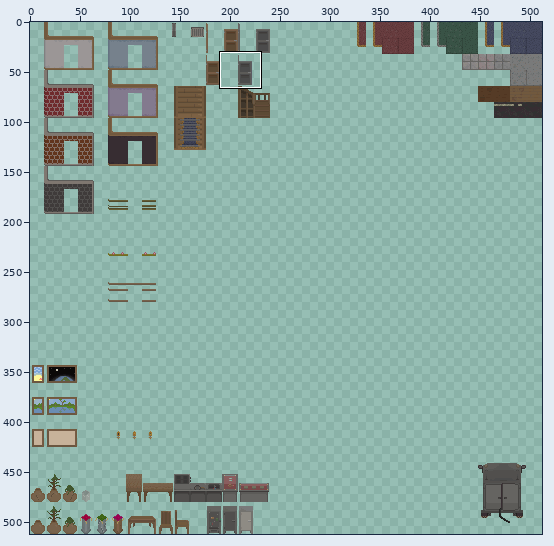
Two states of a sprite sheet, atlas/environment.png. Above: a wide view before the commit, with the close-up outlined.
Close-up. First the earlier version:
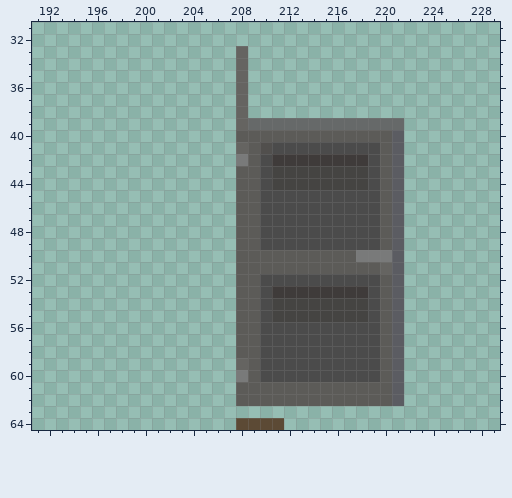
The file is 512x512 pixels. Colours within 5 levels of each other are drawn and written as one. Shown: x 191..229, y 31..64.
Now the later version:
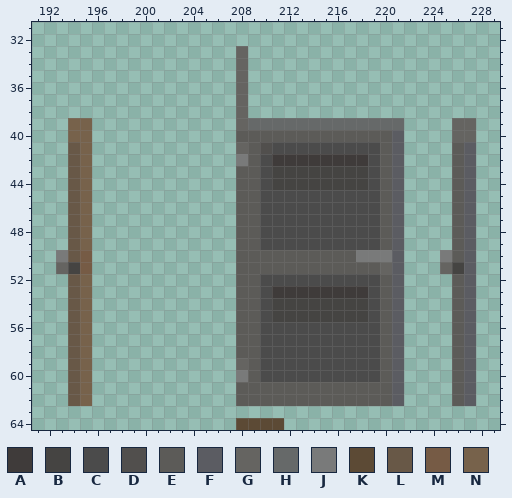
Palette (. is transparent): A #3f3b3a  B #454442  C #4b4b4b  D #514f4d  E #5c5b58  F #5b5c62  G #656461  H #666969  J #797a7a  K #5c4a35  L #685847  M #765b45  N #77624b
Message: Door frame update
What changed:
y 39..40: x 194..195 .. -> NN; x 226..227 .. -> GG
y 41..49: x 194..195 .. -> LN; x 226..227 .. -> EF
y 50: x 193..195 ... -> JLM; x 225..227 ... -> JEF
y 51: x 193..195 ... -> GBM; x 225..227 ... -> GBF
y 52..62: x 194..195 .. -> LN; x 226..227 .. -> EF
